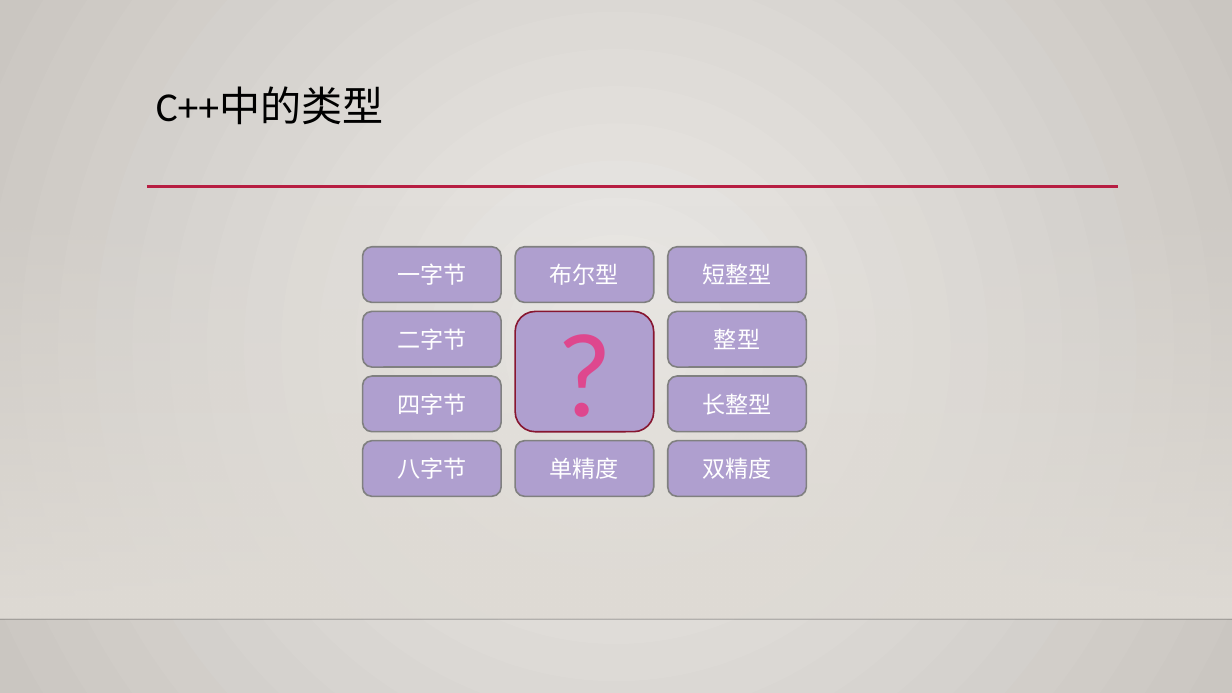
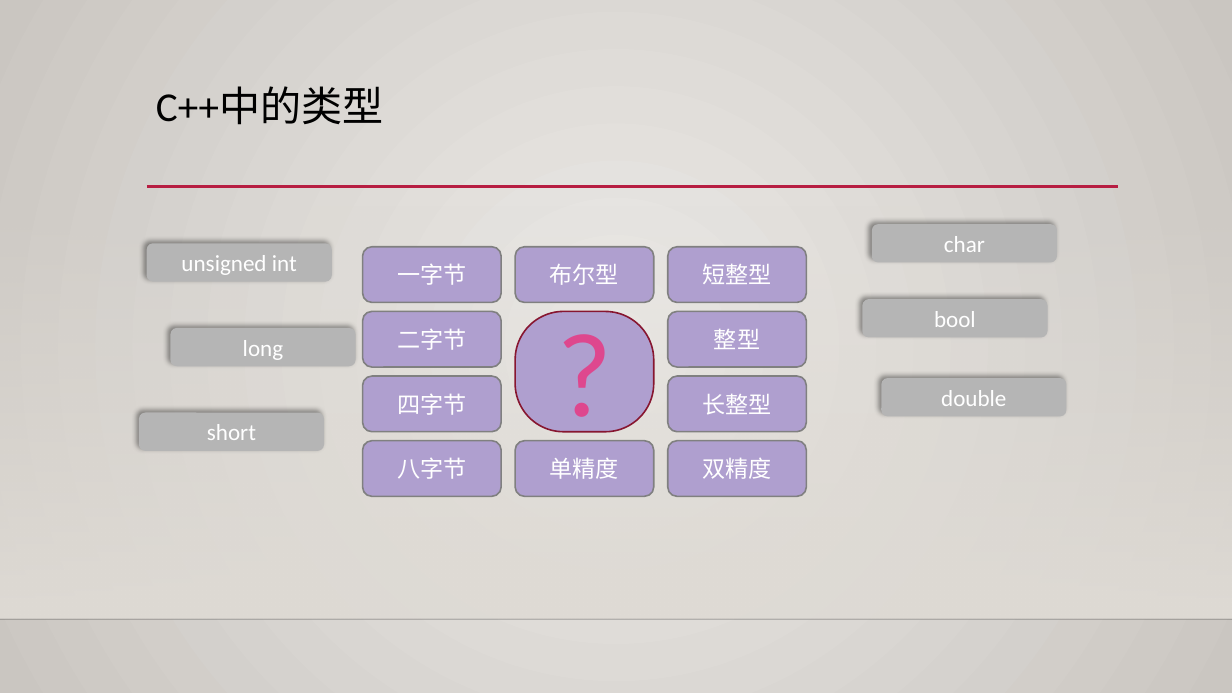
Before and after one commit to albertclass/Lessons, a slide deck: slide 7 of advance c++/courseware.pptx (slide 6 before the commit). Drawn at 1232x693 pixels with LibreOffice and Linux fonts; fonts in the diff are those of the drawing; background and template pictures are left out. Boxes give left, top, right and bottom in pixels: in the first picture for what was removed or moved away, otherwise in the second. Text is boxed around its words. In the diff, an @@ line names an element or a change of style, - is before the commit and + after.

```diff
--- a/advance c++/courseware.pptx
+++ b/advance c++/courseware.pptx
@@ rounded rectangle added at box(872, 225, 1057, 263), fill #B5B5B5, 18 pt, text #FFFFFF @@
+char
@@ rounded rectangle added at box(147, 243, 332, 282), fill #B5B5B5, 18 pt, text #FFFFFF @@
+unsigned int
@@ rounded rectangle added at box(862, 299, 1047, 338), fill #B5B5B5, 18 pt, text #FFFFFF @@
+bool
@@ rounded rectangle added at box(170, 328, 355, 367), fill #B5B5B5, 18 pt, text #FFFFFF @@
+long
@@ rounded rectangle "?" at box(516, 311, 654, 432): proportions changed @@
@@ rounded rectangle added at box(882, 378, 1067, 417), fill #B5B5B5, 18 pt, text #FFFFFF @@
+double
@@ rounded rectangle added at box(139, 412, 323, 451), fill #B5B5B5, 18 pt, text #FFFFFF @@
+short
```
Also in this commit, not shown: 6 other slides changed, 4 slides added, 1 slide removed, 55 other files.
